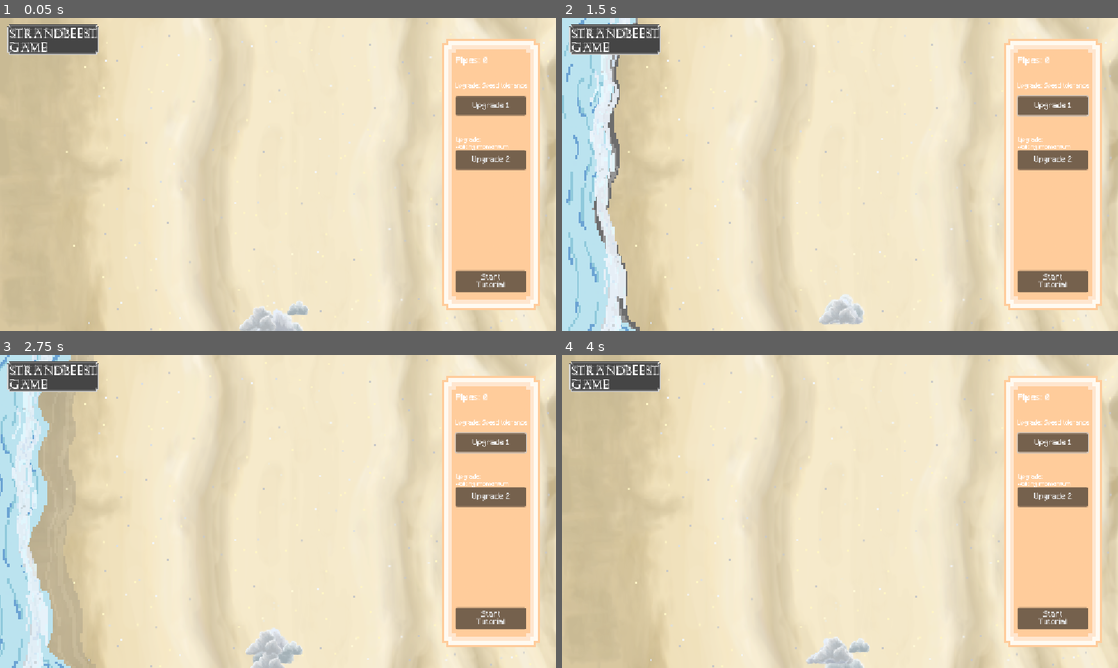
Above: before the commit, frames 1-4 (two rows, left to right).
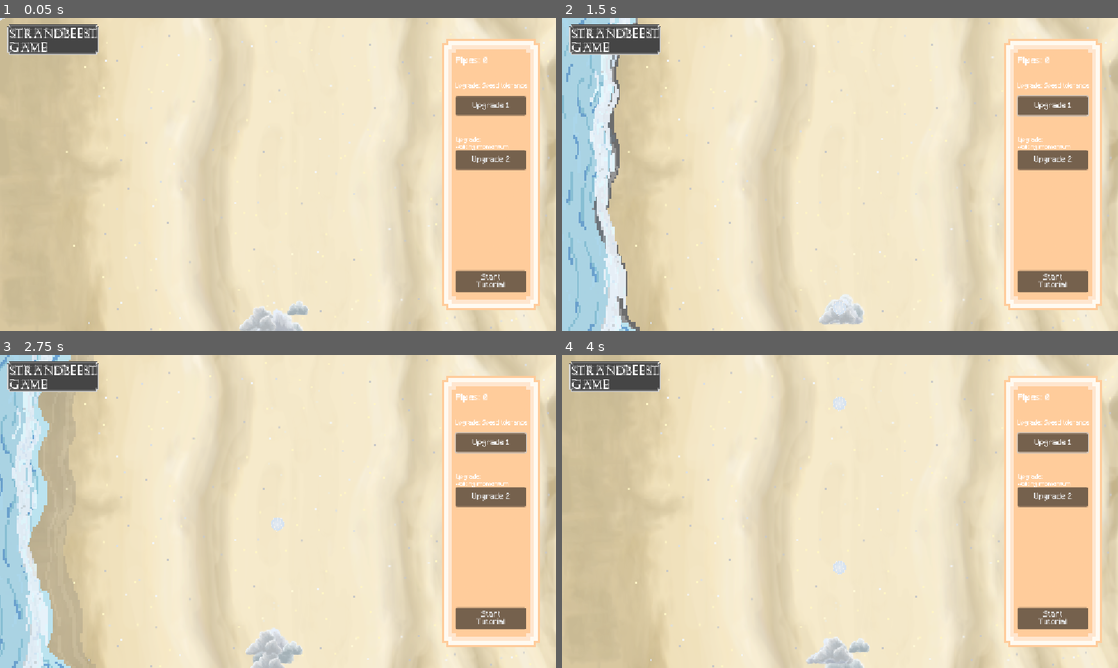
Above: after the commit, the same moments.

Repository: ArifD2286/Strandbeest-Game
Game: Godot game, scene res://Game.tscn
Two runs of this game, one before a commit and one after it. Both use one fixed random seed, a clock stepped at 60 frames per second and the inputs below.
Inputs (mouse positions are in pixels of both pictures, inside the frame that each line leads up to):
- Up to frame 1 (0.05 s): no input
- Up to frame 2 (1.5 s): click "Upgrade 1" at 0.5 s; tap Enter at 1.25 s; move the mouse to (962, 158) at 1.27 s; hold Right from 1.28 s (still down); tap Space (shooting) at 1.35 s; click (962, 158) at 1.42 s
- Up to frame 3 (2.75 s): release Right at 2 s; drag from (166, 527) to (250, 574) at 2.02 s
- Up to frame 4 (4 s): move the mouse to (895, 442) at 2.77 s; hold Right 2.78-3.5 s; tap Alt at 2.85 s; tap Space (shooting) at 3.05 s; drag from (812, 574) to (673, 464) at 3.52 s

The runs differ from the first frame. In frame 1, less than 0.1% of the frame differs, in the area x 0-1%, y 0-1%; in frame 2, less than 0.1%; in frame 3, less than 0.1%; in frame 4, 0.2%, in the area x 48-52%, y 13-71%.

Commit message:
Update 6.1
Changes:
- Added the wind charge mechanic
- Added animated texture for wind charge (might redo later as it is too light to be seen with the beach background)

Diff:
--- a/strandbeest-game/Game.tscn
+++ b/strandbeest-game/Game.tscn
@@ -12,6 +12,7 @@
 [ext_resource type="Script" uid="uid://fcdahqbonwc2" path="res://wave_middle.gd" id="5_2vekm"]
 [ext_resource type="Texture2D" uid="uid://b7rvbt3c61c5y" path="res://assets/wave-back.png" id="6_qjyg3"]
 [ext_resource type="Script" uid="uid://bnmvnr3blrbbm" path="res://wave_front.gd" id="6_yx171"]
+[ext_resource type="Texture2D" uid="uid://cmbmr1m3axpoj" path="res://assets/waves-middle.png" id="9_202ut"]
 [ext_resource type="Texture2D" uid="uid://bqtv4may3o114" path="res://assets/bubble.png" id="9_elkpi"]
 [ext_resource type="Texture2D" uid="uid://dtxg7f0pogw41" path="res://assets/text-box.png" id="11_yyih5"]
 [ext_resource type="Texture2D" uid="uid://dmyv5tvpyqni2" path="res://assets/cloud1.png" id="15_8ktx7"]
@@ -33,6 +34,7 @@
 [ext_resource type="Script" uid="uid://dr1sltrdkirre" path="res://pipes_amount.gd" id="23_w7ht3"]
 [ext_resource type="Texture2D" uid="uid://brlirbmaowloi" path="res://assets/next arrow 1.png" id="24_y5ctq"]
 [ext_resource type="Texture2D" uid="uid://dqrbwqq1g7x8c" path="res://assets/next arrow 2.png" id="25_w7ht3"]
+[ext_resource type="PackedScene" uid="uid://8rebxu62mabb" path="res://wind_charge.tscn" id="26_suycs"]
 
 [sub_resource type="RectangleShape2D" id="RectangleShape2D_gta21"]
 
@@ -205,8 +207,6 @@
 
 [sub_resource type="RectangleShape2D" id="RectangleShape2D_s33ni"]
 
-[sub_resource type="RectangleShape2D" id="RectangleShape2D_7cyb2"]
-
 [sub_resource type="StyleBoxTexture" id="StyleBoxTexture_vjehv"]
 texture = ExtResource("22_jsoai")
 
@@ -266,6 +266,9 @@
 
 [node name="Wave Middle" type="Sprite2D" parent="Sea_Waves" unique_id=1957156367]
 texture_filter = 1
+scale = Vector2(4.56651, 4.56651)
+texture = ExtResource("9_202ut")
+offset = Vector2(0, 71.1)
 script = ExtResource("5_2vekm")
 
 [node name="Wave Front" type="Sprite2D" parent="Sea_Waves" unique_id=1695762833]
@@ -347,12 +350,7 @@
 position = Vector2(-400, -570)
 shape = SubResource("RectangleShape2D_s33ni")
 
-[node name="CharacterBody2D" type="CharacterBody2D" parent="." unique_id=829865986]
-
-[node name="CollisionShape2D" type="CollisionShape2D" parent="CharacterBody2D" unique_id=752129220]
-shape = SubResource("RectangleShape2D_7cyb2")
-
-[node name="Sprite2D" type="Sprite2D" parent="CharacterBody2D" unique_id=1903342676]
+[node name="Wind charge" parent="." unique_id=1438876668 instance=ExtResource("26_suycs")]
 
 [node name="UI" type="CanvasLayer" parent="." unique_id=180538813]
 
--- a/strandbeest-game/player.gd
+++ b/strandbeest-game/player.gd
@@ -1,4 +1,6 @@
 extends CharacterBody2D
+
+const WindCharge = preload("res://wind_charge.tscn")
 
 @onready var tutorial = get_node("/root/Node2D/UI/Tutorial")
 @export var charge_duration: float = 0.5
@@ -23,6 +25,9 @@
 # If they release their space button, it goes into the bursting/shooting wind state.
 # This state will be referred by cloud_1/2/3.gd for their animation/behaviour
 	elif _state == "Charging" and Input.is_action_just_released("shooting") and not tutorial.tutorial_playing == true:
+		var wind_charge = WindCharge.instantiate()
+		wind_charge.global_position = global_position
+		get_tree().current_scene.add_child(wind_charge)
 		_state = "Burst"
 		_t = 0.0
 
--- a/strandbeest-game/wave_middle.gd
+++ b/strandbeest-game/wave_middle.gd
@@ -2,7 +2,7 @@
 
 # Major notes will be on [wave_back.gd]
 
-@export var reach: float = 320.0
+@export var reach: float = 360.0
 @export var cycle_seconds: float = 8.0
 @export var phase_offset: float = 0.0
 
@@ -14,6 +14,7 @@
 	_rest_x = position.x
 	_omega = TAU / cycle_seconds
 	_t = phase_offset
+	modulate.a = 0.2
 
 func _process(delta: float) -> void:
 	_t += delta
--- /dev/null
+++ b/strandbeest-game/wind_charge.gd
@@ -0,0 +1,25 @@
+extends CharacterBody2D
+
+# Notes:
+# For each wind charge that spawns after player release, after hitting the strandbeest it would give
+# the strandbeest a temporary movement boost before despawning.
+
+@onready var wind_charge_animation = $AnimatedSprite2D
+
+@export var travel_speed: float = 200.0
+
+func _ready() -> void:
+	add_to_group("Wind charge")
+	$Hitbox.area_entered.connect(_hitbox_area_entered)
+	wind_charge_animation.animation_finished.connect(_on_animation_finished)
+
+func _process(delta: float) -> void:
+	position.y -= travel_speed * delta
+
+func _hitbox_area_entered(area: Area2D) -> void:
+	if area.get_parent().is_in_group("Strandbeest"):
+		queue_free()
+
+func _on_animation_finished():
+	if wind_charge_animation.animation == "default":
+		wind_charge_animation.play("default")
--- /dev/null
+++ b/strandbeest-game/wind_charge.tscn
@@ -0,0 +1,76 @@
+[gd_scene format=3 uid="uid://8rebxu62mabb"]
+
+[ext_resource type="Script" uid="uid://bu72b7xu5tsvf" path="res://wind_charge.gd" id="1_10pnh"]
+[ext_resource type="Texture2D" uid="uid://qoxvochyuyxo" path="res://assets/wind charge.png" id="2_1h4lt"]
+
+[sub_resource type="RectangleShape2D" id="RectangleShape2D_s33ni"]
+
+[sub_resource type="AtlasTexture" id="AtlasTexture_ujpka"]
+atlas = ExtResource("2_1h4lt")
+region = Rect2(0, 0, 70, 48)
+
+[sub_resource type="AtlasTexture" id="AtlasTexture_mntvj"]
+atlas = ExtResource("2_1h4lt")
+region = Rect2(70, 0, 70, 48)
+
+[sub_resource type="AtlasTexture" id="AtlasTexture_qyifr"]
+atlas = ExtResource("2_1h4lt")
+region = Rect2(140, 0, 70, 48)
+
+[sub_resource type="AtlasTexture" id="AtlasTexture_m3vi6"]
+atlas = ExtResource("2_1h4lt")
+region = Rect2(210, 0, 70, 48)
+
+[sub_resource type="AtlasTexture" id="AtlasTexture_dfic7"]
+atlas = ExtResource("2_1h4lt")
+region = Rect2(280, 0, 70, 48)
+
+[sub_resource type="AtlasTexture" id="AtlasTexture_t4dm5"]
+atlas = ExtResource("2_1h4lt")
+region = Rect2(350, 0, 70, 48)
+
+[sub_resource type="SpriteFrames" id="SpriteFrames_g01y4"]
+animations = [{
+"frames": [{
+"duration": 1.0,
+"texture": SubResource("AtlasTexture_ujpka")
+}, {
+"duration": 1.0,
+"texture": SubResource("AtlasTexture_mntvj")
+}, {
+"duration": 1.0,
+"texture": SubResource("AtlasTexture_qyifr")
+}, {
+"duration": 1.0,
+"texture": SubResource("AtlasTexture_m3vi6")
+}, {
+"duration": 1.0,
+"texture": SubResource("AtlasTexture_dfic7")
+}, {
+"duration": 1.0,
+"texture": SubResource("AtlasTexture_t4dm5")
+}],
+"loop": 0,
+"name": &"default",
+"speed": 4.0
+}]
+
+[sub_resource type="RectangleShape2D" id="RectangleShape2D_2vxuk"]
+size = Vector2(54.98345, 51.05606)
+
+[node name="CharacterBody2D" type="CharacterBody2D" unique_id=1438876668]
+script = ExtResource("1_10pnh")
+
+[node name="CollisionShape2D" type="CollisionShape2D" parent="." unique_id=1886314497]
+shape = SubResource("RectangleShape2D_s33ni")
+
+[node name="AnimatedSprite2D" type="AnimatedSprite2D" parent="." unique_id=1821786004]
+texture_filter = 1
+sprite_frames = SubResource("SpriteFrames_g01y4")
+
+[node name="Hitbox" type="Area2D" parent="." unique_id=617833582]
+
+[node name="CollisionShape2D" type="CollisionShape2D" parent="Hitbox" unique_id=2090849005]
+position = Vector2(1.4901161e-07, 0)
+scale = Vector2(0.5092442, 0.5092442)
+shape = SubResource("RectangleShape2D_2vxuk")
--- /dev/null
+++ b/strandbeest-game/wind_charge_animation.gd
@@ -0,0 +1,4 @@
+extends AnimatedSprite2D
+
+
+@onready var wind_charge_animation = get_parent()
Binary file added: strandbeest-game/assets/waves-middle.png
Not shown, added: strandbeest-game/assets/waves-middle.png.import
Binary file added: strandbeest-game/assets/wind charge.png
Not shown, added: strandbeest-game/assets/wind charge.png.import
Not shown, added: strandbeest-game/wind_charge.gd.uid
Not shown, added: strandbeest-game/wind_charge_animation.gd.uid
